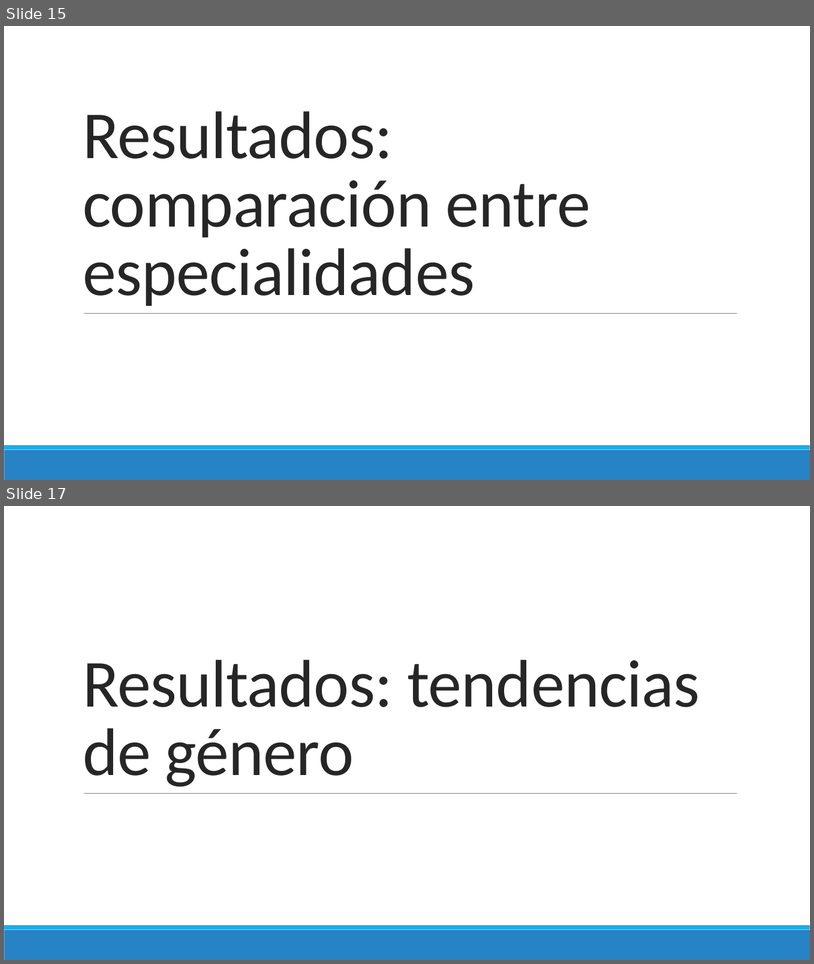
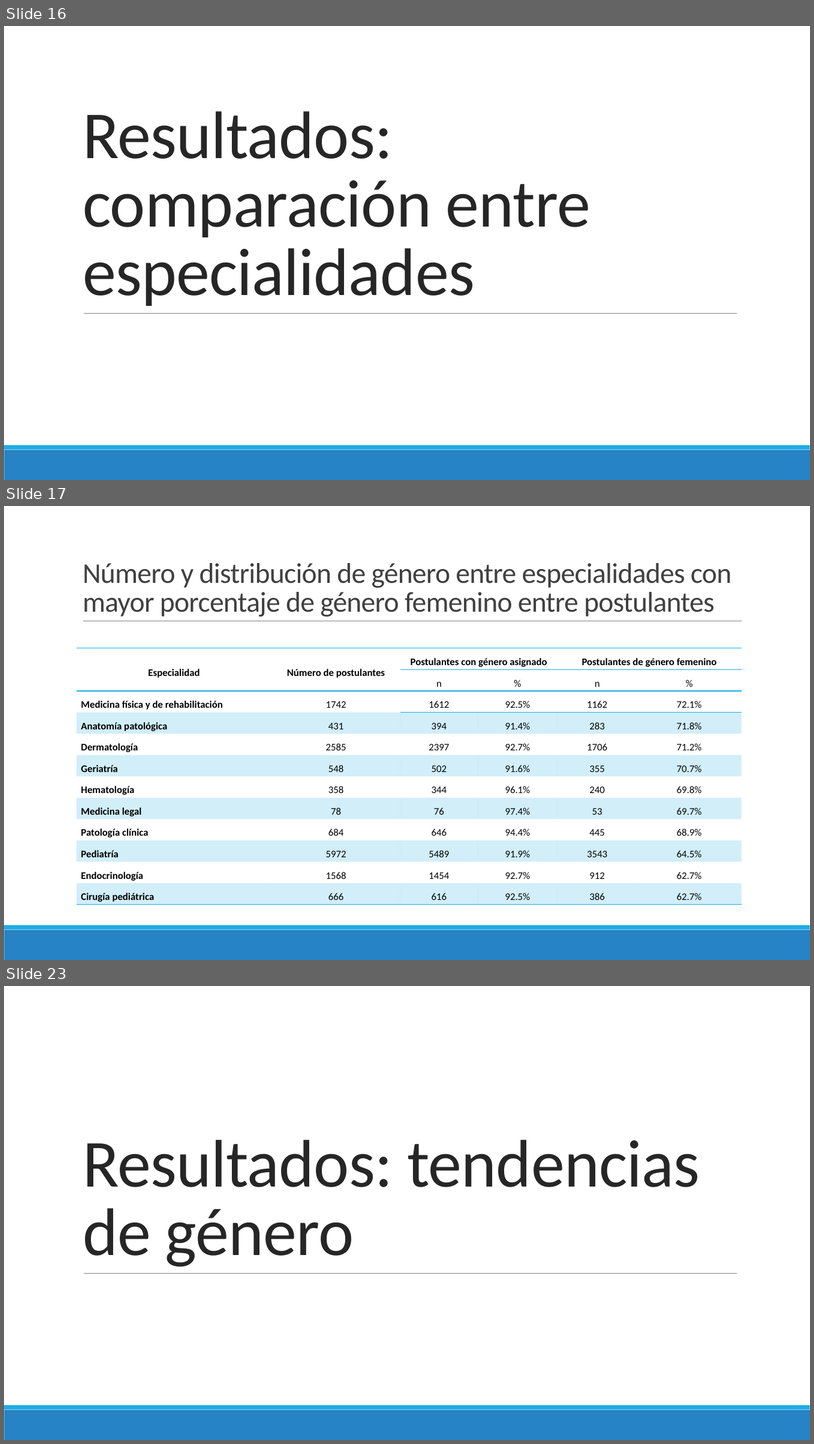
Before and after one commit to danimedi/tesis_genero_especialidades, a slide deck: doc/diapositivas_sustentacion_tesis.pptx. Shown one above the other, each under a label of ours: slides 15 and 17 before the commit, slides 16, 17 and 23 after it; the slides between them are not shown. The pictures are 814x964 and 814x1444 pixels, drawn with LibreOffice and Linux fonts; fonts in the diff are those of the drawing. Boxes give left, top, right and bottom in pixels: in the first picture for what was removed or moved away, otherwise in the second. Text is boxed around its words. In the diff, an @@ line names an element or a change of style, - is before the commit and + after.

```diff
--- a/doc/diapositivas_sustentacion_tesis.pptx
+++ b/doc/diapositivas_sustentacion_tesis.pptx
@@ slide 17 added at bbox=[4, 506, 810, 960], background #FFFFFF; not listed: 2 template elements that a slide beside it also shows @@
@@ title added at bbox=[83, 563, 732, 616], 34 pt, text #404040 @@
+Número y distribución de género entre especialidades con mayor porcentaje de género femenino entre postulantes
@@ line added from (83, 621) to (743, 621), #808080 0.5 pt @@
@@ table added at bbox=[77, 648, 743, 904], 12 rows, 6 columns @@
+Especialidad | Número de postulantes | Postulantes con género asignado |  | Postulantes de género femenino | 
+ |  | n | % | n | %
+Medicina física y de rehabilitación | 1742 | 1612 | 92.5% | 1162 | 72.1%
+Anatomía patológica | 431 | 394 | 91.4% | 283 | 71.8%
+Dermatología | 2585 | 2397 | 92.7% | 1706 | 71.2%
+Geriatría | 548 | 502 | 91.6% | 355 | 70.7%
+Hematología | 358 | 344 | 96.1% | 240 | 69.8%
+Medicina legal | 78 | 76 | 97.4% | 53 | 69.7%
+Patología clínica | 684 | 646 | 94.4% | 445 | 68.9%
+Pediatría | 5972 | 5489 | 91.9% | 3543 | 64.5%
+Endocrinología | 1568 | 1454 | 92.7% | 912 | 62.7%
+Cirugía pediátrica | 666 | 616 | 92.5% | 386 | 62.7%
@@ what was slide 15 is now slide 16 @@
@@ what was slide 17 is now slide 23 @@
```
Also in this commit, not shown: 7 other slides added, 2 slides removed.
